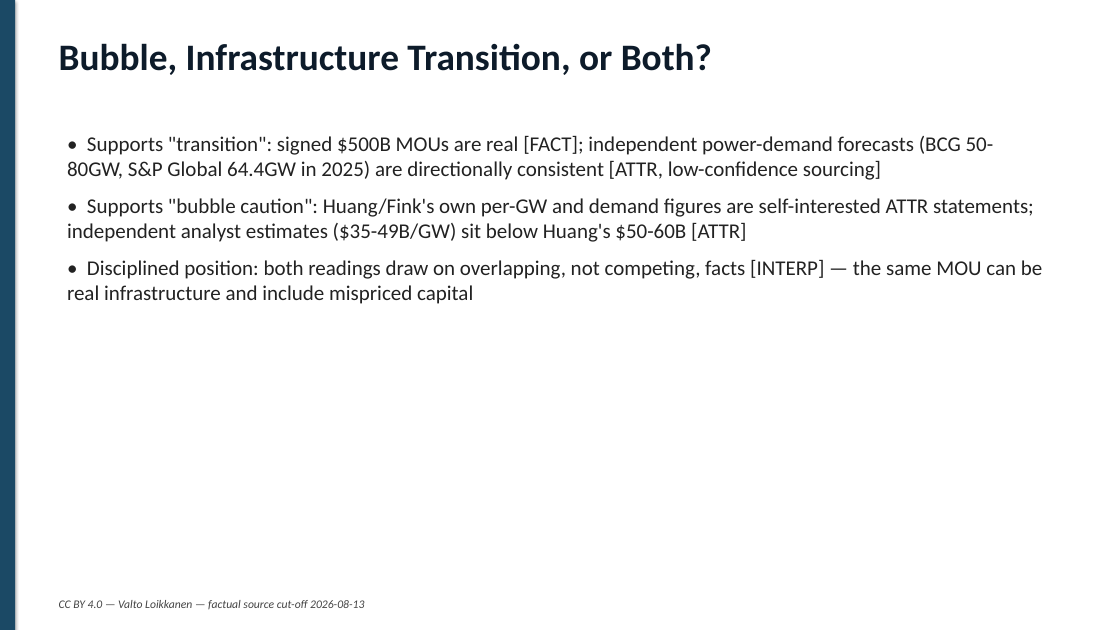
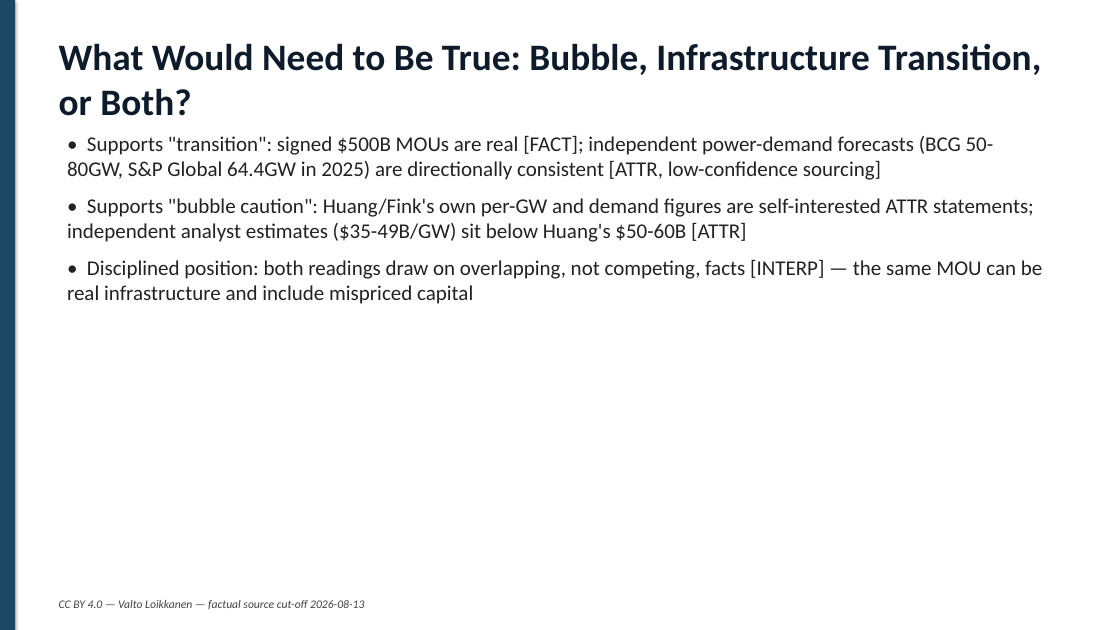
Before and after one commit to valto/ai-working-capacity-revolution, a slide deck: slide 7 of 19-slide-deck.pptx. Drawn at 1120x630 pixels with LibreOffice and Linux fonts; fonts in the diff are those of the drawing. Boxes give left, top, right and bottom in pixels: in the first picture for what was removed or moved away, otherwise in the second. Text is boxed around its words. In the diff, an @@ line names an element or a change of style, - is before the commit and + after.

```diff
--- a/19-slide-deck.pptx
+++ b/19-slide-deck.pptx
@@ text at bbox=[59, 43, 1041, 116]: text changed @@
-Bubble, Infrastructure Transition, or Both?
+What Would Need to Be True: Bubble, Infrastructure Transition, or Both?
```
Also in this commit, not shown: 13 other files.
